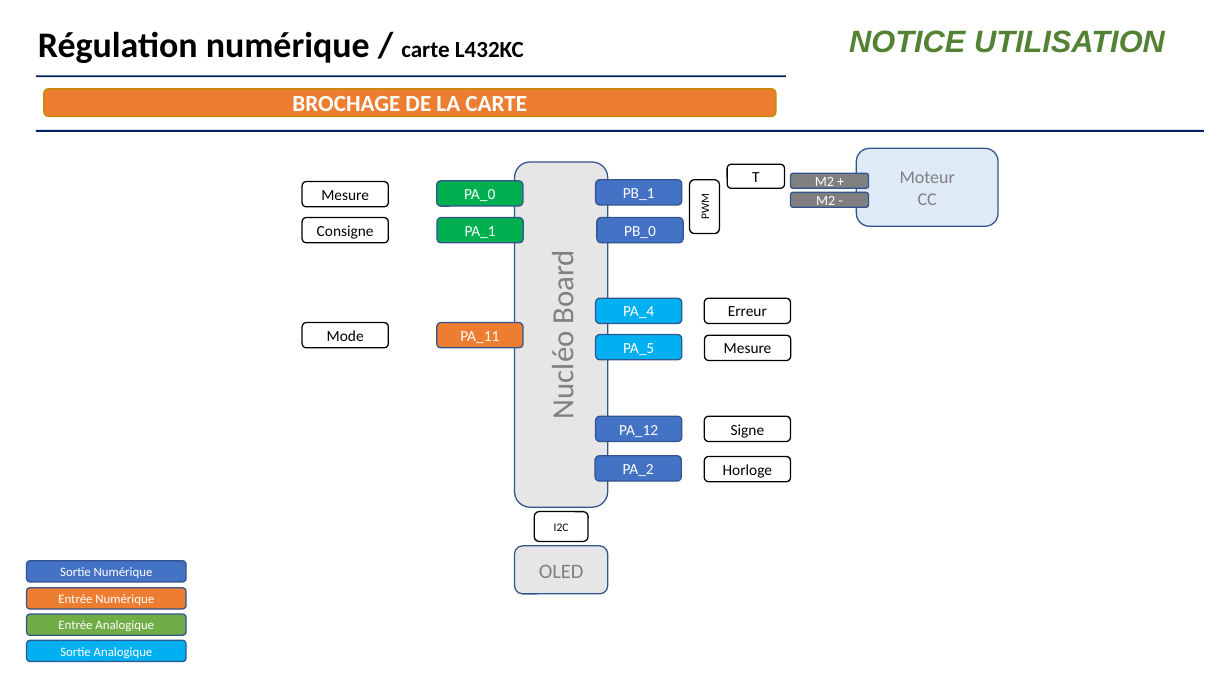
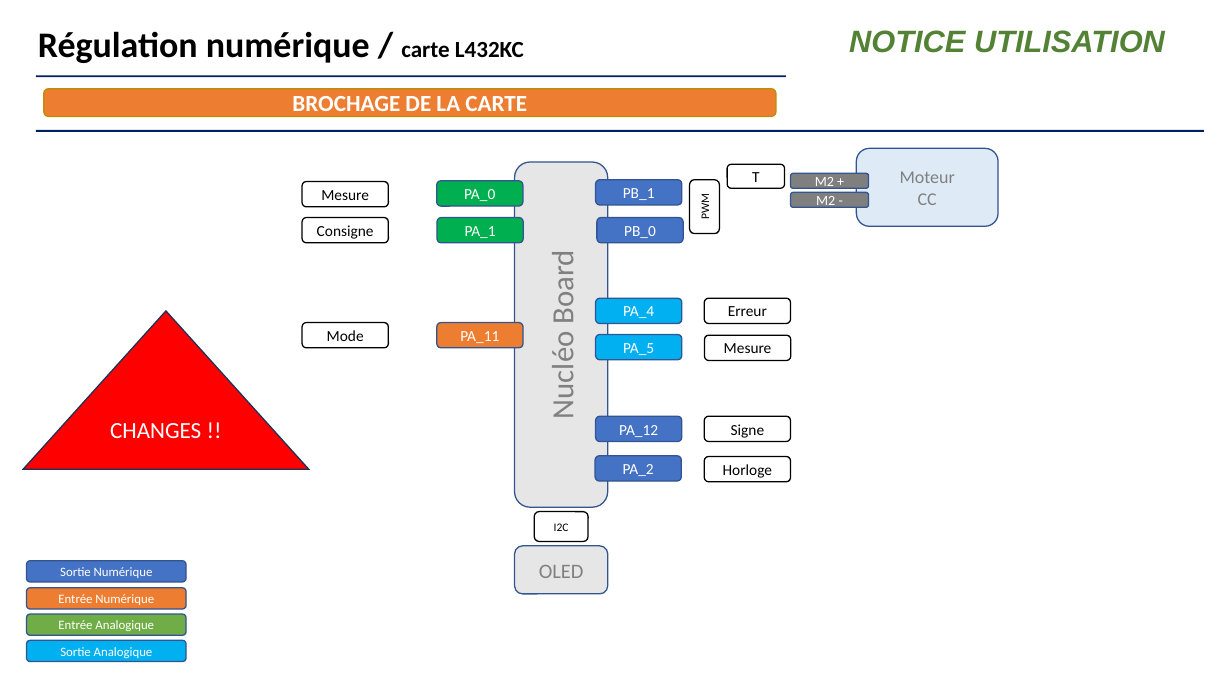
Before and after one commit to IOGS-LEnsE-platforms/labworks, a slide deck: slide 5 of stuffs/Bingoptik_v2/Bingoptik_v2_doc.pptx. Drawn at 1232x693 pixels with LibreOffice and Linux fonts; fonts in the diff are those of the drawing. Boxes give left, top, right and bottom in pixels: in the first picture for what was removed or moved away, otherwise in the second. Text is boxed around its words. In the diff, an @@ line names an element or a change of style, - is before the commit and + after.

```diff
--- a/stuffs/Bingoptik_v2/Bingoptik_v2_doc.pptx
+++ b/stuffs/Bingoptik_v2/Bingoptik_v2_doc.pptx
@@ triangle added at (23,311,309,469), fill #FF0000, outline #1E3256 1 pt, 18 pt, text #FFFFFF @@
+CHANGES !!
```
Also in this commit, not shown: 1 other slide changed.
